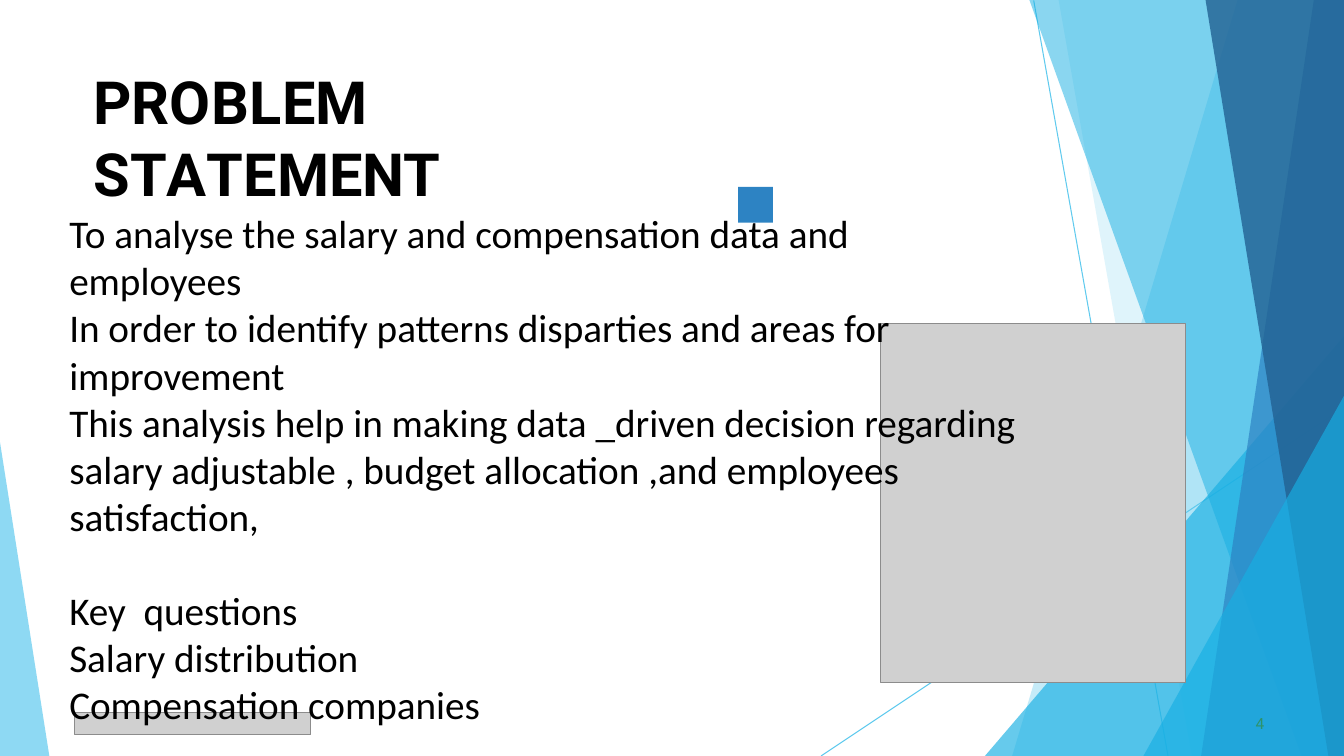
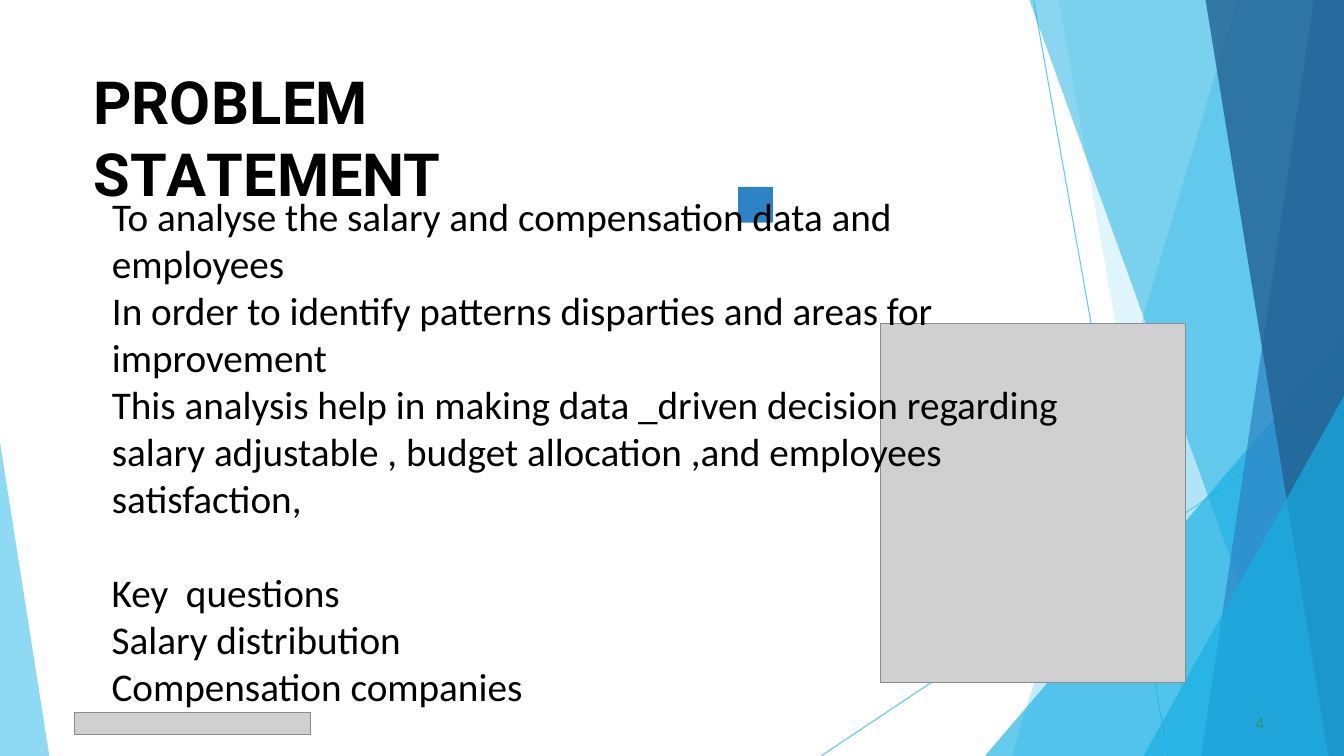
Before and after one commit to Shammmmmmmm/TNSDC-DATA-ANALYTICS, a slide deck: slide 4 of Employee_Data_Analysis_2.pptx. Drawn at 1344x756 pixels with LibreOffice and Linux fonts; fonts in the diff are those of the drawing; grey boxes stand for pictures. Boxes give left, top, right and bottom in pixels: in the first picture for what was removed or moved away, otherwise in the second. Text is boxed around its words. In the diff, an @@ line names an element or a change of style, - is before the commit and + after.

```diff
--- a/Employee_Data_Analysis_2.pptx
+++ b/Employee_Data_Analysis_2.pptx
@@ text "To analyse the salary and ...": place and size @@
-text "To analyse the salary and ..." at bbox=[69, 216, 1015, 729]
+text "To analyse the salary and ..." at bbox=[112, 198, 1058, 708]
```
Also in this commit, not shown: 10 other slides changed.
